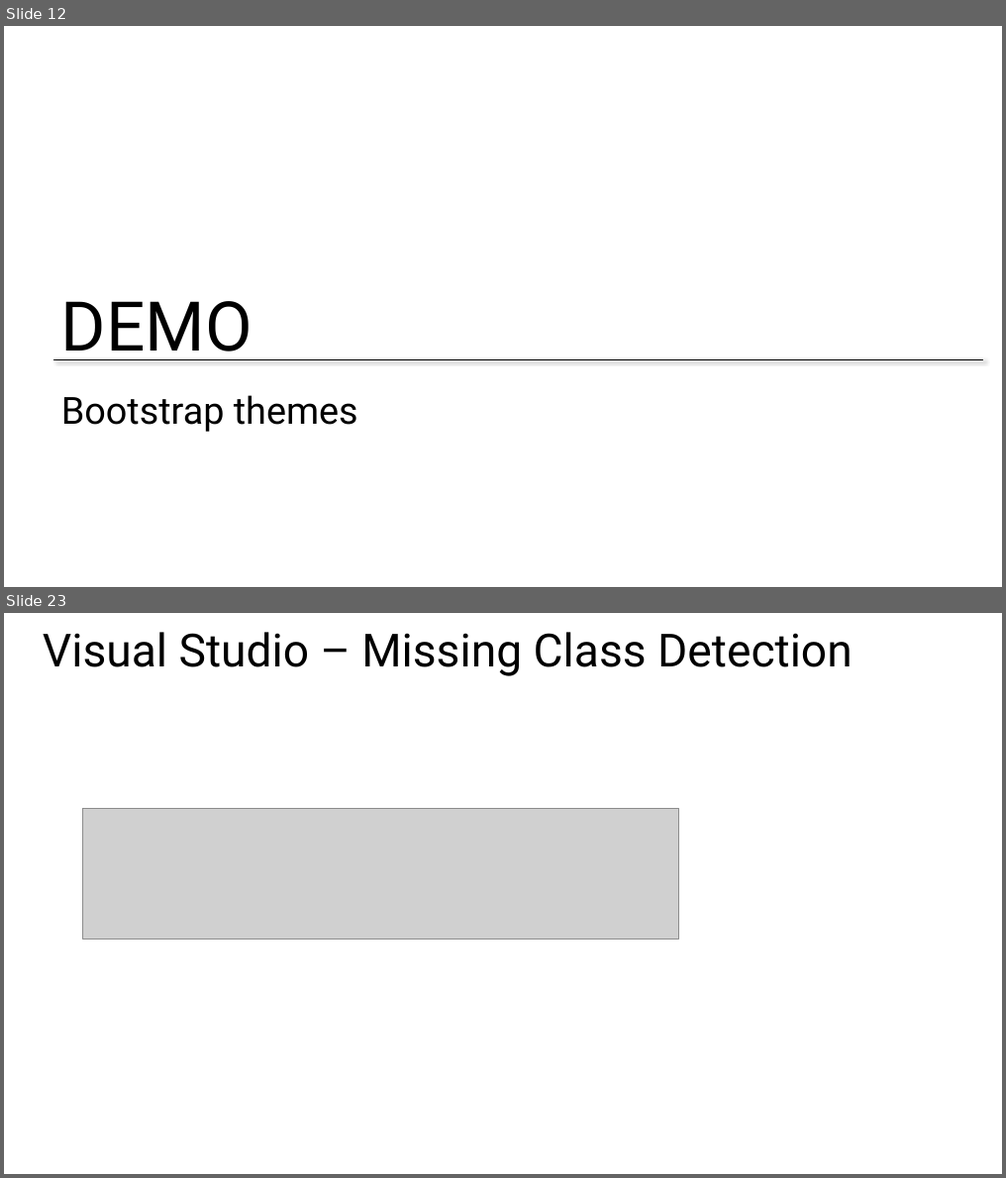
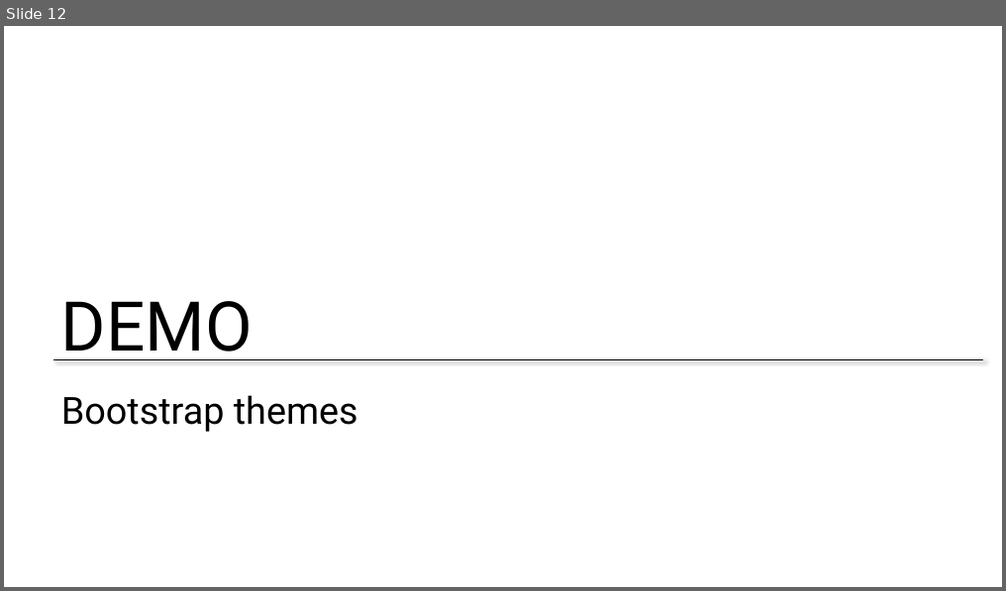
Before and after one commit to zmy/Bootstrap-edX, a slide deck: Slides/Week 1 - Part 1 - Introduction to Bootstrap.pptx. Shown one above the other, each under a label of ours: slides 12 and 23 before the commit, slide 12 after it; the slides between them are not shown. The pictures are 1006x1178 and 1006x591 pixels, drawn with LibreOffice and Linux fonts; fonts in the diff are those of the drawing; grey boxes stand for pictures; background and template pictures are left out. Boxes give left, top, right and bottom in pixels: in the first picture for what was removed or moved away, otherwise in the second. Text is boxed around its words. In the diff, an @@ line names an element or a change of style, - is before the commit and + after.

```diff
--- a/Slides/Week 1 - Part 1 - Introduction to Bootstrap.pptx
+++ b/Slides/Week 1 - Part 1 - Introduction to Bootstrap.pptx
@@ slide 23 removed at <box>4,613,1002,1174</box>, background #FFFFFF @@
@@ title removed at <box>43,632,852,676</box> @@
-Visual Studio – Missing Class Detection
@@ picture removed at <box>82,808,678,940</box> @@
```
Also in this commit, not shown: 11 other slides removed, 3 other files.
